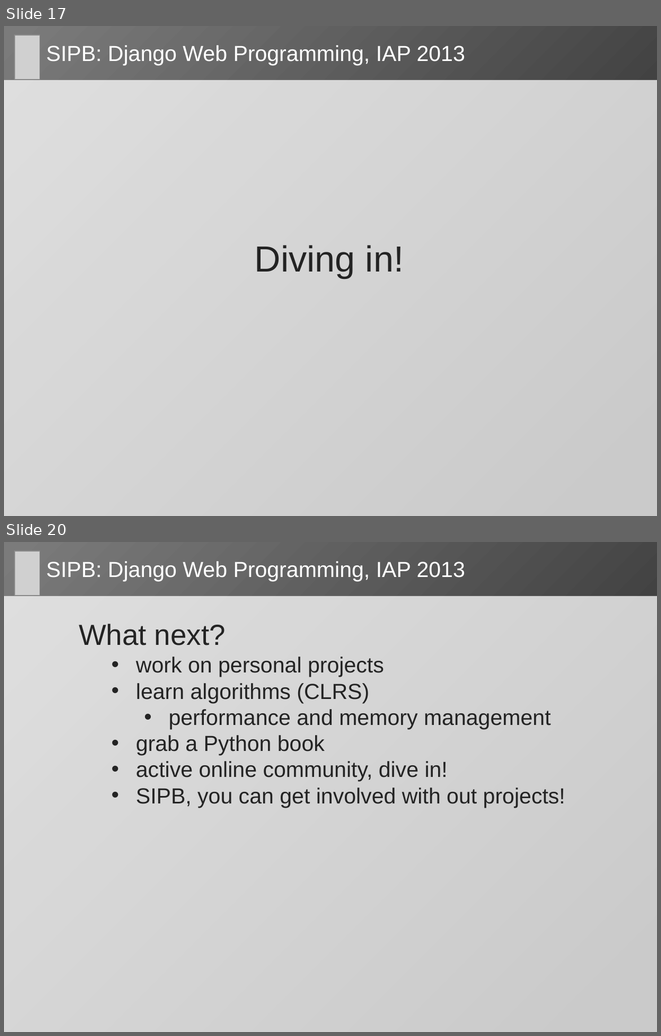
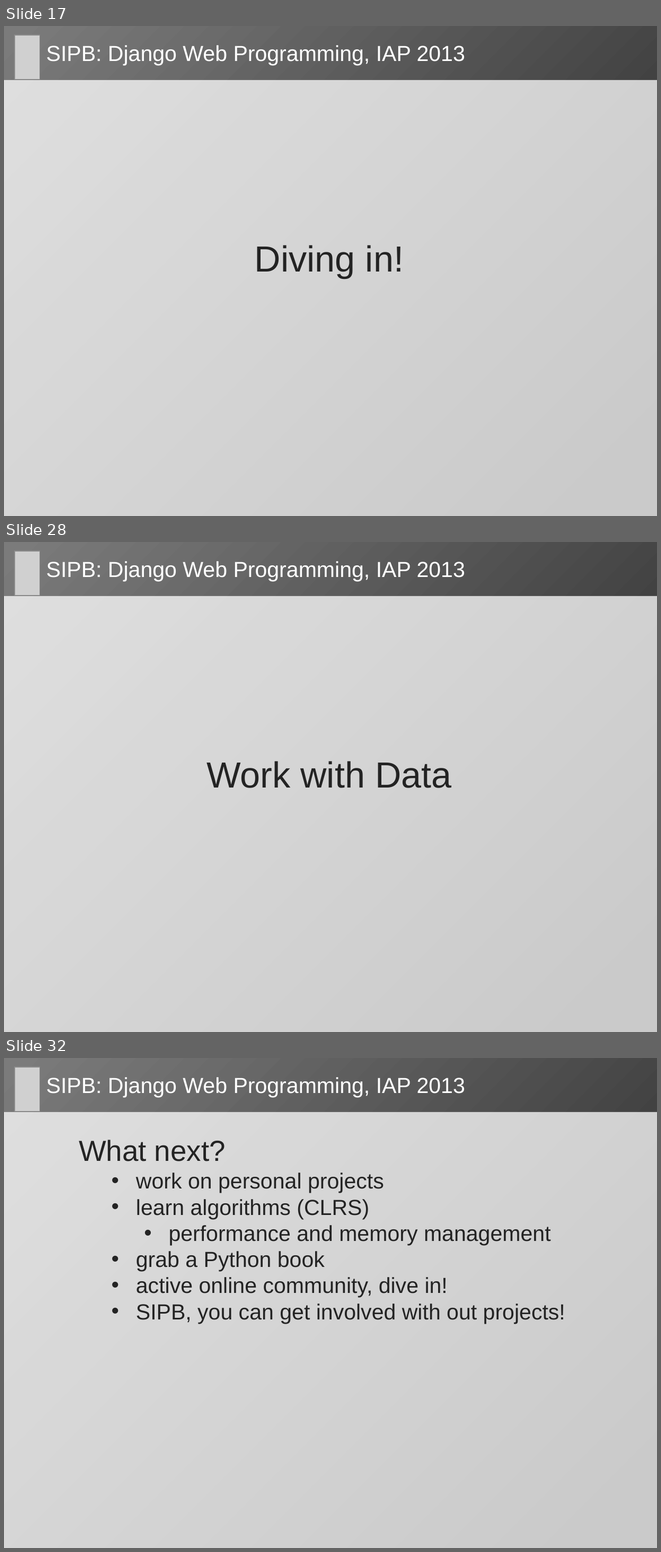
Before and after one commit to dlukeomalley/SIPB_django_class, a slide deck: slides/django_slides.pptx. Shown one above the other, each under a label of ours: slides 17 and 20 before the commit, slides 17, 28 and 32 after it; the slides between them are not shown. The pictures are 661x1036 and 661x1552 pixels, drawn with LibreOffice and Linux fonts; fonts in the diff are those of the drawing; grey boxes stand for pictures. Boxes give left, top, right and bottom in pixels: in the first picture for what was removed or moved away, otherwise in the second. Text is boxed around its words. In the diff, an @@ line names an element or a change of style, - is before the commit and + after.

```diff
--- a/slides/django_slides.pptx
+++ b/slides/django_slides.pptx
@@ slide 28 added at [4, 542, 657, 1032], background gradient #7B7B7B to #232323 @@
@@ picture added at [15, 551, 40, 596] @@
@@ title added at [46, 561, 465, 582], 24 pt, text #FFFFFF @@
+SIPB: Django Web Programming, IAP 2013
@@ rounded rectangle added at [4, 596, 657, 1032], fill #FFFFFF at 76% opacity @@
@@ text added at [206, 761, 451, 788], 40 pt, text #232323 @@
+Work with Data
@@ what was slide 20 is now slide 32 @@
```
Also in this commit, not shown: 2 slides changed, 11 other slides added, 7 other files.
